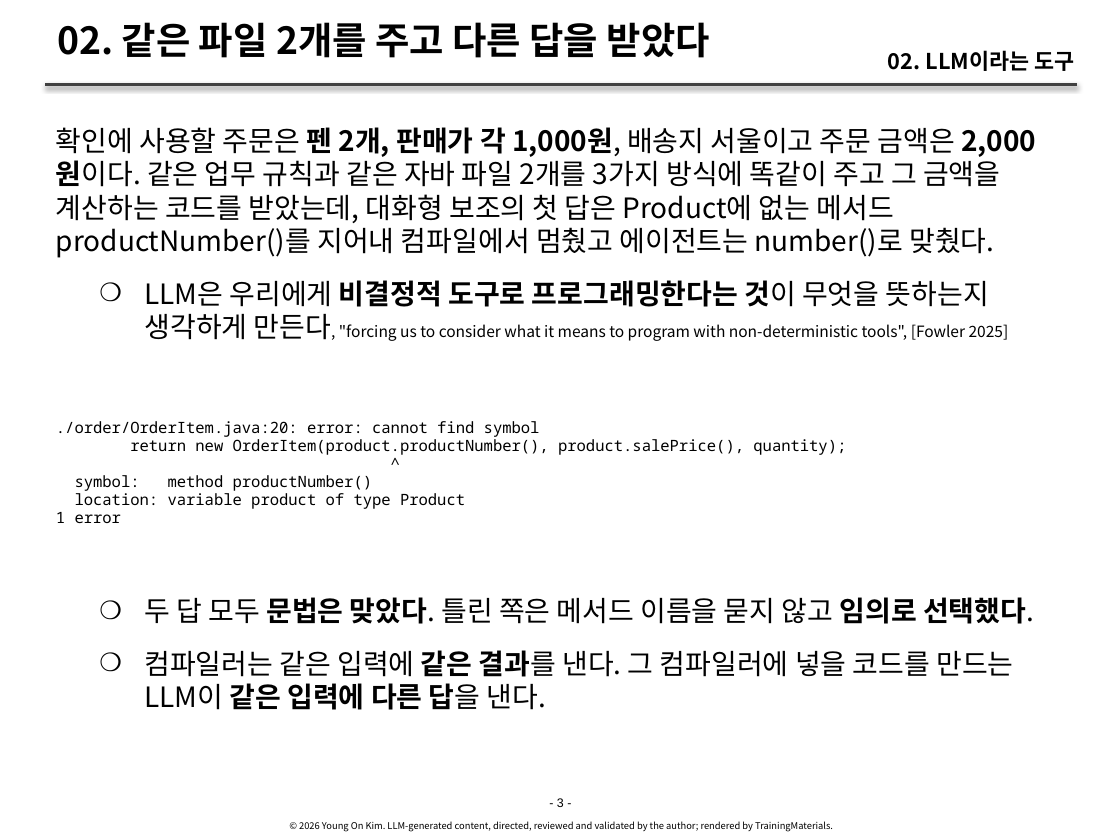
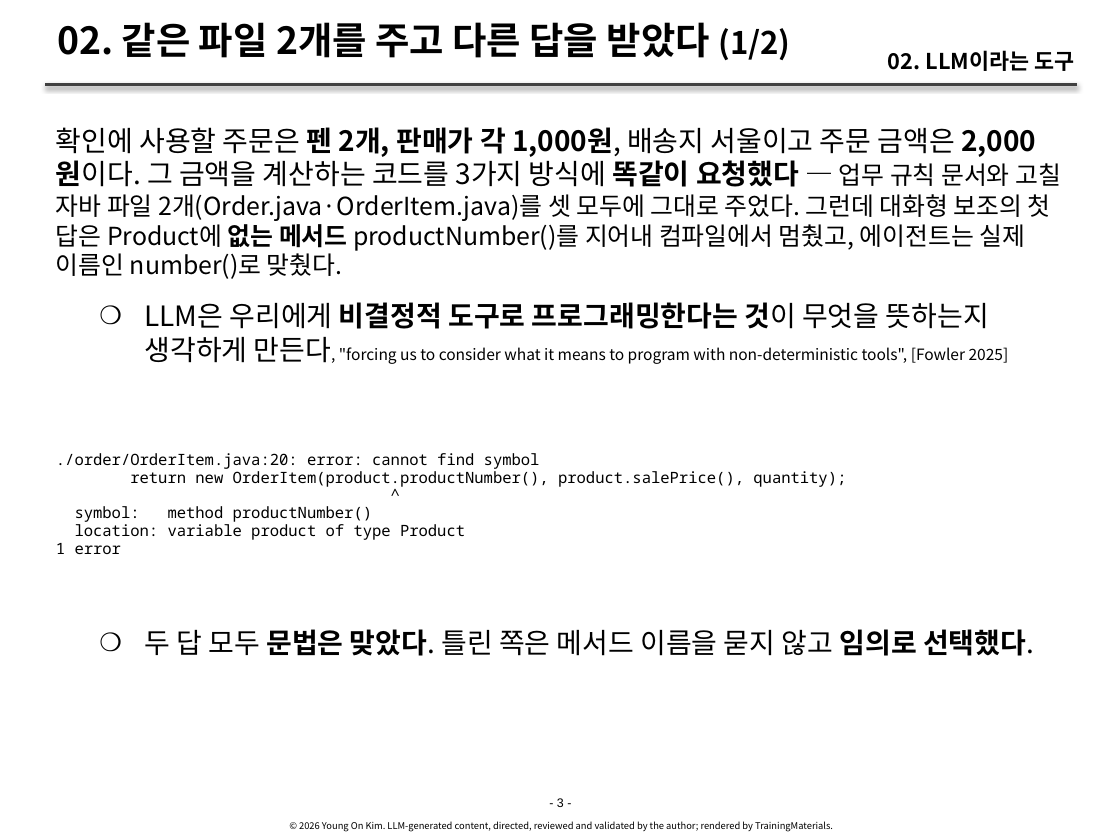
Before and after one commit to YoungSan77/TrainingMaterials, a slide deck: slide 3 of courses/ai-native/sessions/s02.pptx. Drawn at 1120x840 pixels with LibreOffice and Linux fonts; fonts in the diff are those of the drawing. Boxes give left, top, right and bottom in pixels: in the first picture for what was removed or moved away, otherwise in the second. Text is boxed around its words. In the diff, an @@ line names an element or a change of style, - is before the commit and + after.

```diff
--- a/courses/ai-native/sessions/s02.pptx
+++ b/courses/ai-native/sessions/s02.pptx
@@ title at [57, 22, 790, 60]: text changed @@
-02. 같은 파일 2개를 주고 다른 답을 받았다
+02. 같은 파일 2개를 주고 다른 답을 받았다 (1/2)
@@ text at [56, 127, 1061, 279]: text changed; size 18 to 16 pt @@
-확인에 사용할 주문은 펜 2개, 판매가 각 1,000원, 배송지 서울이고 주문 금액은 2,000원이다. 같은 업무 규칙과 같은 자바 파일 2개를 3가지 방식에 똑같이 주고 그 금액을 계산하는 코드를 받았는데, 대화형 보조의 첫 답은 Product에 없는 메서드 productNumber()를 지어내 컴파일에서 멈췄고 에이전트는 number()로 맞췄다.
+확인에 사용할 주문은 펜 2개, 판매가 각 1,000원, 배송지 서울이고 주문 금액은 2,000원이다. 그 금액을 계산하는 코드를 3가지 방식에 똑같이 요청했다 — 업무 규칙 문서와 고칠 자바 파일 2개(Order.java·OrderItem.java)를 셋 모두에 그대로 주었다. 그런데 대화형 보조의 첫 답은 Product에 없는 메서드 productNumber()를 지어내 컴파일에서 멈췄고, 에이전트는 실제 이름인 number()로 맞췄다.
@@ text "./order/OrderItem.java:20: error: cannot find symbol": place and size @@
-text "./order/OrderItem.java:20: error: cannot find symbol" at [56, 421, 846, 523]
+text "./order/OrderItem.java:20: error: cannot find symbol" at [56, 453, 846, 554]
@@ text "두 답 모두 문법은 맞았다. ...": place and size @@
-text "두 답 모두 문법은 맞았다. ..." at [144, 597, 1034, 710]
+text "두 답 모두 문법은 맞았다. ..." at [144, 629, 1034, 656]
@@ text at [144, 650, 1013, 710]: paragraph removed @@
-    ❍ 컴파일러는 같은 입력에 같은 결과를 낸다. 그 컴파일러에 넣을 코드를 만드는 LLM이 같은 입력에 다른 답을 낸다.
```
Also in this commit, not shown: 24 other slides changed, 3 slides added, 5 other files.
